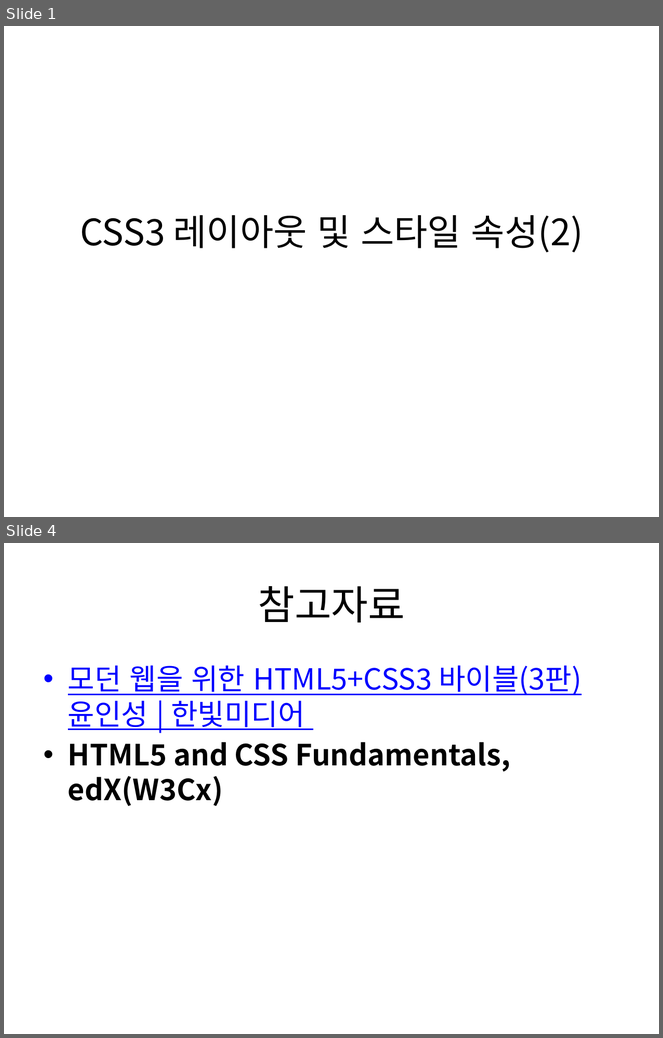
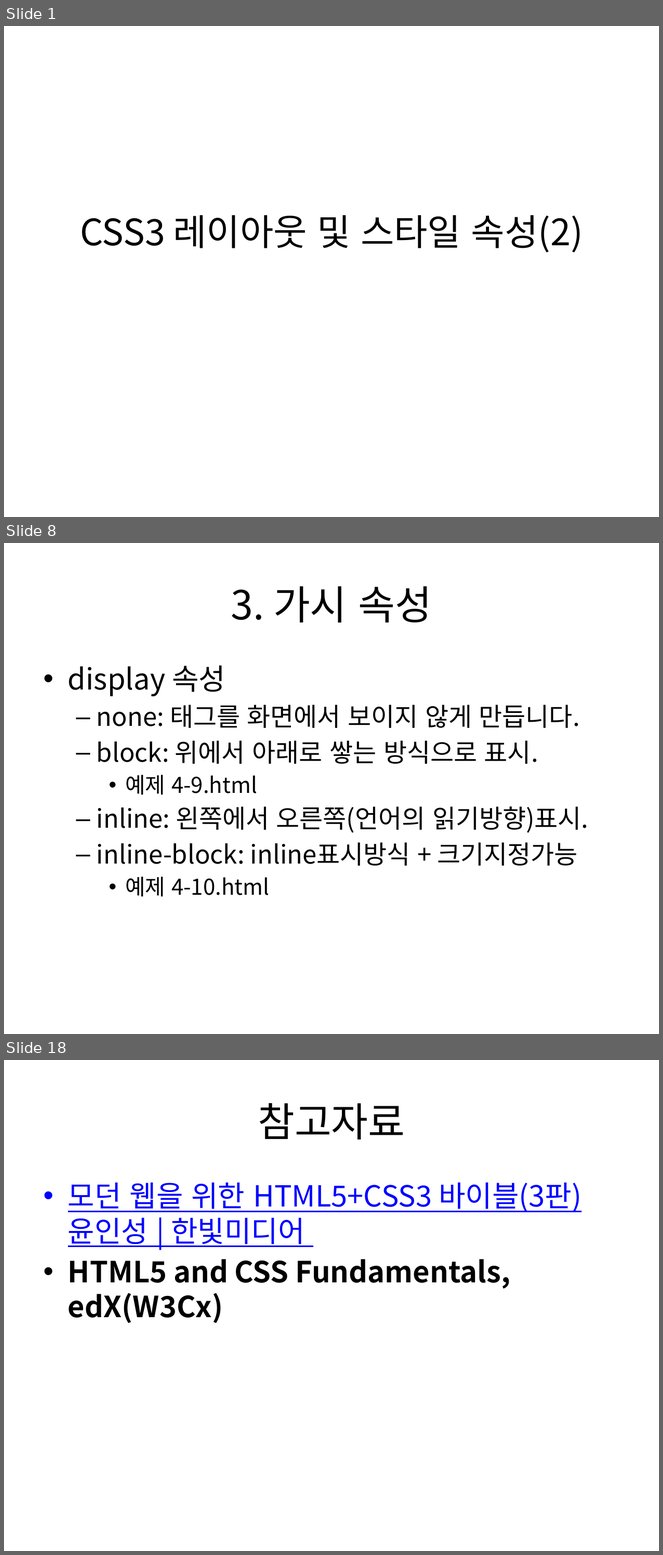
Before and after one commit to kdkcom1234/git2021, a slide deck: 1-html-css/04. CSS3 레이아웃 및 스타일 속성(2).pptx. Shown one above the other, each under a label of ours: slides 1 and 4 before the commit, slides 1, 8 and 18 after it; the slides between them are not shown. The pictures are 663x1038 and 663x1555 pixels, drawn with LibreOffice and Linux fonts; fonts in the diff are those of the drawing. Boxes give left, top, right and bottom in pixels: in the first picture for what was removed or moved away, otherwise in the second. Text is boxed around its words. In the diff, an @@ line names an element or a change of style, - is before the commit and + after.

```diff
--- a/1-html-css/04. CSS3 레이아웃 및 스타일 속성(2).pptx
+++ b/1-html-css/04. CSS3 레이아웃 및 스타일 속성(2).pptx
@@ slide 8 added at [4, 543, 659, 1034], background #FFFFFF @@
@@ title added at [231, 586, 432, 623], 44 pt, text #000000 @@
+3. 가시 속성
@@ text added at [68, 665, 588, 897], 28 pt, text #000000 @@
+• display 속성
+  – none: 태그를 화면에서 보이지 않게 만듭니다.
+  – block: 위에서 아래로 쌓는 방식으로 표시.
+    • 예제 4-9.html
+  – inline: 왼쪽에서 오른쪽(언어의 읽기방향)표시.
+  – inline-block: inline표시방식 + 크기지정가능
+    • 예제 4-10.html
@@ what was slide 4 is now slide 18 @@
```
Also in this commit, not shown: 1 slide changed, 14 other slides added, 1 slide removed, 24 other files.
